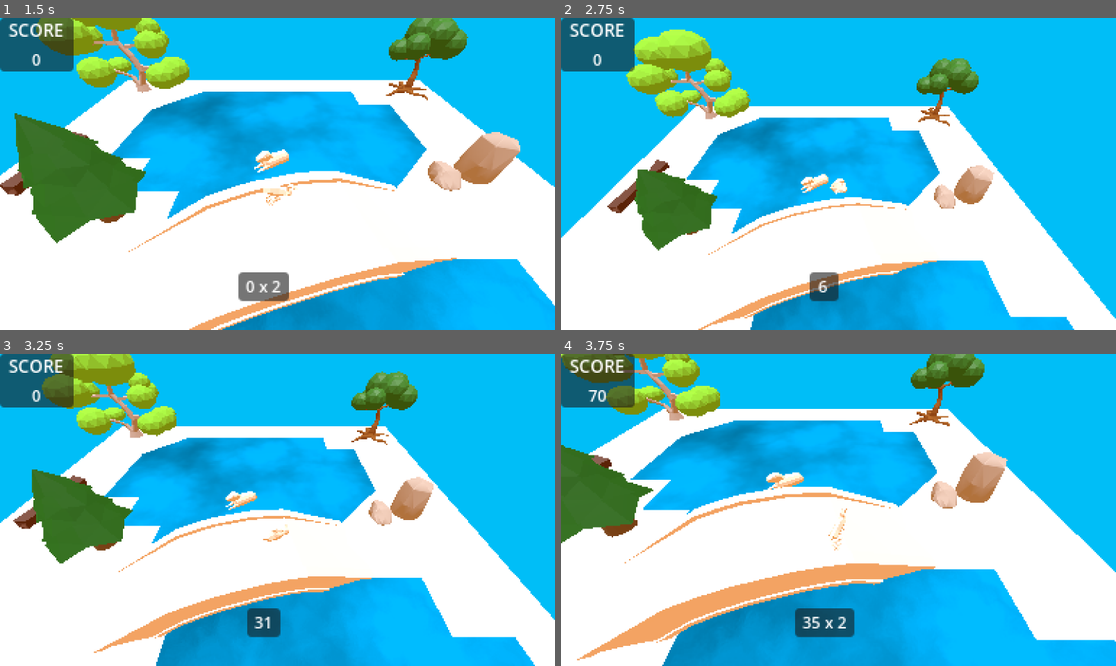
Above: before the commit, frames 1-4 (two rows, left to right).
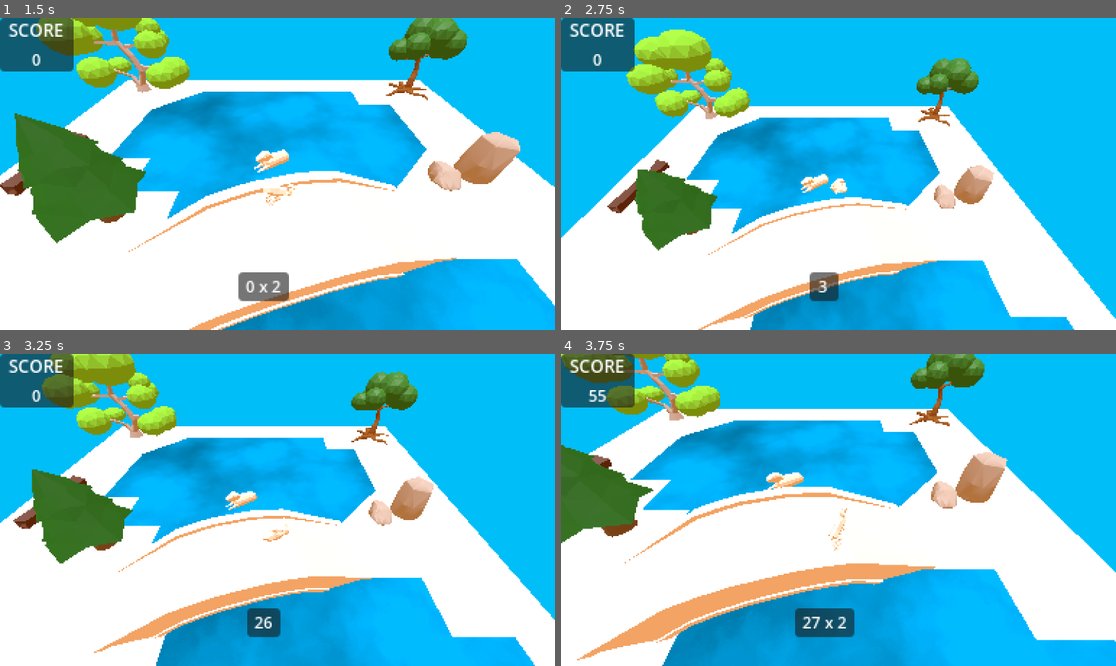
Above: after the commit, the same moments.

Repository: nschwei/PondScum
Game: Godot game, scene res://Scenes/MainMenu.tscn
The game is run twice, just before and just after one commit, with the same random seed, the same clock (stepped at 60 frames per second) and the same inputs.
Inputs (mouse positions are in pixels of both pictures, inside the frame that each line leads up to):
- Up to frame 1 (1.5 s): click "START" at 0.5 s; tap Enter at 1.25 s; move the mouse to (399, 158) at 1.27 s; press the mouse at (399, 158) at 1.28 s; hold D (move_right) from 1.28 s (still down)
- Up to frame 2 (2.75 s): tap Space (jump) at 1.52, 2.27 s; move the mouse to (727, 189) at 2.02 s; release D (move_right) at 2.03 s; release the mouse at (727, 189) at 2.03 s; hold S (move_back) from 2.03 s (still down); right-click (727, 189) at 2.1 s; click (727, 189) at 2.3 s
- Up to frame 3 (3.25 s): move the mouse to (333, 441) at 2.77 s; release S (move_back) at 2.78 s; press the mouse at (333, 441) at 2.78 s; hold D (move_right) from 2.78 s (still down)
- Up to frame 4 (3.75 s): move the mouse to (810, 572) at 3.52 s; release D (move_right) at 3.53 s; release the mouse at (810, 572) at 3.53 s; hold W (move_forward) from 3.53 s (still down); click (810, 572) at 3.6 s

Frame 1 is identical in both runs. In frame 2, less than 0.1% of the frame differs, in the area x 46-48%, y 84-88%; in frame 3, less than 0.1%; in frame 4, 0.1%, in the area x 4-47%, y 11-88%.

Commit message:
bouncy capy

Diff:
--- /dev/null
+++ b/Models/bouncy.gd
@@ -0,0 +1,19 @@
+extends Node3D
+
+@export var bounce_power = 20.0
+
+@onready var player = $"../Player"
+
+# Called when the node enters the scene tree for the first time.
+func _ready():
+	pass # Replace with function body.
+
+
+# Called every frame. 'delta' is the elapsed time since the previous frame.
+func _process(delta):
+	pass
+
+func _on_area_3d_body_entered(body):
+	if body.name == "Player":
+		body.bounce(bounce_power)
+	#player.gravity -= bounce_power
--- a/PlayerObj/Player.tscn
+++ b/PlayerObj/Player.tscn
@@ -60,11 +60,11 @@
 script = ExtResource("3_muma8")
 
 [node name="Physical Bone Bone" type="PhysicalBone3D" parent="PlayerCenter/goosed/Goose/Skeleton3D" index="1"]
-transform = Transform3D(1, 2.18112e-17, 1.966e-17, 2.34629e-17, -0.0530708, -0.998586, -2.2249e-17, 0.998586, -0.0530708, -1.25062e-17, 0.58755, 0.0312271)
+transform = Transform3D(1, 2.16625e-17, 1.95609e-17, 2.34629e-17, -0.0530708, -0.998586, -2.2249e-17, 0.998586, -0.0530708, -1.25062e-17, 0.58755, 0.0312271)
 collision_layer = 2
 collision_mask = 2
-joint_offset = Transform3D(1, 0, 0, 0, 1, 0, 0, 0, 1, 9.3865e-19, -1.10103e-06, 0.588382)
-body_offset = Transform3D(1, -1.65194e-18, -2.58933e-18, -3.20946e-22, 6.55651e-07, -0.999995, 4.65703e-22, 0.999995, 6.55651e-07, 5.84861e-19, 0.588379, 7.15256e-07)
+joint_offset = Transform3D(1, 0, 0, 0, 1, 0, 0, 0, 1, 9.96972e-19, -1.10103e-06, 0.588382)
+body_offset = Transform3D(1, -1.80063e-18, -2.68845e-18, -3.20946e-22, 6.55651e-07, -0.999995, 4.65703e-22, 0.999995, 6.55651e-07, 5.84861e-19, 0.588379, 7.15256e-07)
 gravity_scale = 0.0
 bone_name = "Bone"
 
@@ -74,12 +74,12 @@
 disabled = true
 
 [node name="Physical Bone Bone_001" type="PhysicalBone3D" parent="PlayerCenter/goosed/Goose/Skeleton3D" index="2"]
-transform = Transform3D(1.5, 3.05722e-18, 1.18176e-17, 3.23555e-18, 1.29079, -0.764074, -1.18177e-17, 0.764074, 1.29079, -2.60766e-17, 1.26115, -0.082909)
+transform = Transform3D(1.5, 3.03863e-18, 1.18176e-17, 3.23555e-18, 1.29079, -0.764074, -1.18177e-17, 0.764074, 1.29079, -2.60766e-17, 1.26115, -0.082909)
 collision_layer = 2
 collision_mask = 0
 joint_type = 1
 joint_offset = Transform3D(1, 0, 0, 0, 1, 0, 0, 0, 1, -9.57773e-19, 3.20491e-06, 0.112613)
-body_offset = Transform3D(1.5, -1.78248e-19, 5.61707e-23, -3.22859e-23, 4.94719e-06, -1.49998, 1.16839e-23, 1.49998, 4.94719e-06, 1.43665e-18, 0.168918, -5.36442e-06)
+body_offset = Transform3D(1.5, -1.96833e-19, 5.61707e-23, -3.22859e-23, 4.94719e-06, -1.49998, 1.16839e-23, 1.49998, 4.94719e-06, 1.43665e-18, 0.168918, -5.36442e-06)
 gravity_scale = 0.0
 bone_name = "Bone.001"
 joint_constraints/bias = 0.3
@@ -91,12 +91,12 @@
 shape = SubResource("CapsuleShape3D_5pndr")
 
 [node name="Physical Bone Bone_002" type="PhysicalBone3D" parent="PlayerCenter/goosed/Goose/Skeleton3D" index="3"]
-transform = Transform3D(1.5, 5.69231e-18, -1.12278e-16, 4.24229e-18, 1.49572, 0.113189, 1.12278e-16, -0.113189, 1.49572, -1.30104e-17, 1.33004, -0.454991)
+transform = Transform3D(1.5, 5.84551e-18, -1.12278e-16, 4.24229e-18, 1.49572, 0.113189, 1.12278e-16, -0.113189, 1.49572, -1.30104e-17, 1.33004, -0.454991)
 collision_layer = 2
 collision_mask = 0
 joint_type = 1
-joint_offset = Transform3D(1, 0, 0, 0, 1, 0, 0, 0, 1, 7.89396e-19, 9.55114e-06, 0.15157)
-body_offset = Transform3D(1.5, 1.44998e-18, 4.71493e-22, 4.91345e-22, 1.43051e-06, -1.5, 8.60268e-23, 1.5, 1.43051e-06, -1.18418e-18, 0.227355, -1.45435e-05)
+joint_offset = Transform3D(1, 0, 0, 0, 1, 0, 0, 0, 1, 7.89395e-19, 9.55114e-06, 0.15157)
+body_offset = Transform3D(1.5, 1.60318e-18, 4.71493e-22, 4.91345e-22, 1.43051e-06, -1.5, 8.60268e-23, 1.5, 1.43051e-06, -1.18418e-18, 0.227355, -1.45435e-05)
 gravity_scale = 0.0
 bone_name = "Bone.002"
 joint_constraints/bias = 0.3
@@ -108,12 +108,12 @@
 shape = SubResource("CapsuleShape3D_m6iyp")
 
 [node name="Physical Bone Bone_003" type="PhysicalBone3D" parent="PlayerCenter/goosed/Goose/Skeleton3D" index="4"]
-transform = Transform3D(1.5, 3.79628e-17, -1.72431e-13, -1.32942e-13, 0.955538, -1.15626, 1.09812e-13, 1.15626, 0.955538, 2.83529e-14, 1.50338, -0.839107)
+transform = Transform3D(1.5, 3.77646e-17, -1.72431e-13, -1.32942e-13, 0.955538, -1.15626, 1.09812e-13, 1.15626, 0.955538, 2.83529e-14, 1.50338, -0.839107)
 collision_layer = 2
 collision_mask = 0
 joint_type = 1
 joint_offset = Transform3D(1, 0, 0, 0, 1, 0, 0, 0, 1, 3.84875e-17, -7.43081e-08, 0.164736)
-body_offset = Transform3D(1.5, -1.24148e-18, -1.72514e-13, -1.72514e-13, -1.13249e-06, -1.5, -6.97955e-19, 1.5, -1.13249e-06, 2.83615e-14, 0.247103, 2.98023e-07)
+body_offset = Transform3D(1.5, -1.43973e-18, -1.72514e-13, -1.72514e-13, -1.13249e-06, -1.5, -6.97955e-19, 1.5, -1.13249e-06, 2.83615e-14, 0.247103, 2.98023e-07)
 gravity_scale = 0.0
 bone_name = "Bone.003"
 joint_constraints/bias = 0.3
--- a/Scenes/GreyBox.tscn
+++ b/Scenes/GreyBox.tscn
@@ -12,6 +12,7 @@
 [ext_resource type="PackedScene" uid="uid://r2q7qku3lyie" path="res://Models/Rock_02.glb" id="9_u8ccw"]
 [ext_resource type="PackedScene" uid="uid://c25wnipfj4opv" path="res://Models/BirchTree.glb" id="10_6hgrr"]
 [ext_resource type="PackedScene" uid="uid://ddxk4ws0djtjh" path="res://Models/Trunk_01.glb" id="10_sdgys"]
+[ext_resource type="Script" path="res://Models/bouncy.gd" id="11_hha47"]
 [ext_resource type="PackedScene" uid="uid://dxf4ifswrtvjr" path="res://Models/NormalTree.glb" id="11_lvhhp"]
 [ext_resource type="PackedScene" uid="uid://b6fuc665uyqtl" path="res://Models/WillowTree.glb" id="12_ps1is"]
 [ext_resource type="PackedScene" uid="uid://2j8oirklixx1" path="res://Models/bridge.glb" id="16_v7kjc"]
@@ -31,6 +32,9 @@
 fog_density = 0.0
 fog_sky_affect = 0.645
 
+[sub_resource type="SphereShape3D" id="SphereShape3D_6ubh1"]
+radius = 2.0
+
 [sub_resource type="PlaneMesh" id="PlaneMesh_lv1hm"]
 material = ExtResource("8_l20h3")
 
@@ -103,12 +107,27 @@
 
 [node name="capy" parent="PixelView/SubViewport/Level/Objects" instance=ExtResource("17_ox84h")]
 transform = Transform3D(0.38657, 0, -0.583578, 0, 0.7, 0, 0.583578, 0, 0.38657, 0.760297, -0.791775, -5.85262)
+script = ExtResource("11_hha47")
+
+[node name="Area3D" type="Area3D" parent="PixelView/SubViewport/Level/Objects/capy"]
+transform = Transform3D(1, 0, 0, 0, 1, 0, 0, 0, 1, 0, 2.61827, 0)
+
+[node name="CollisionShape3D" type="CollisionShape3D" parent="PixelView/SubViewport/Level/Objects/capy/Area3D"]
+transform = Transform3D(1, 0, 0, 0, 1, 0, 0, 0, 1, 0, 0.112727, 0)
+shape = SubResource("SphereShape3D_6ubh1")
 
 [node name="bridge" parent="PixelView/SubViewport/Level/Objects" instance=ExtResource("16_v7kjc")]
 transform = Transform3D(1.44971, 0, 0.385143, 0, 1.5, 0, -0.385143, 0, 1.44971, 1.68673, -0.217988, 5.90972)
 
 [node name="capy2" parent="PixelView/SubViewport/Level/Objects" instance=ExtResource("17_ox84h")]
 transform = Transform3D(-0.696169, 0, -0.0731334, 0, 0.7, 0, 0.0731334, 0, -0.696169, 5.45074, -0.791775, 21.1405)
+
+[node name="Area3D" type="Area3D" parent="PixelView/SubViewport/Level/Objects/capy2"]
+transform = Transform3D(1, 0, 0, 0, 1, 0, 0, 0, 1, 0, 2.61827, 0)
+
+[node name="CollisionShape3D" type="CollisionShape3D" parent="PixelView/SubViewport/Level/Objects/capy2/Area3D"]
+transform = Transform3D(1, 0, 0, 0, 1, 0, 0, 0, 1, 0, 0.112727, 0)
+shape = SubResource("SphereShape3D_6ubh1")
 
 [node name="Water" type="MeshInstance3D" parent="PixelView/SubViewport/Level/Objects"]
 transform = Transform3D(29.5189, 0, 0, 0, 30, 0, 0, 0, 28.7471, 0, -0.645183, 0)
@@ -277,6 +296,10 @@
 volume_db = -10.0
 autoplay = true
 
+[connection signal="area_entered" from="PixelView/SubViewport/Level/Objects/capy/Area3D" to="PixelView/SubViewport/Level/Objects/capy" method="_on_area_3d_area_entered"]
+[connection signal="body_entered" from="PixelView/SubViewport/Level/Objects/capy/Area3D" to="PixelView/SubViewport/Level/Objects/capy" method="_on_area_3d_body_entered"]
+[connection signal="area_entered" from="PixelView/SubViewport/Level/Objects/capy2/Area3D" to="PixelView/SubViewport/Level/Objects/capy" method="_on_area_3d_area_entered"]
+[connection signal="body_entered" from="PixelView/SubViewport/Level/Objects/capy2/Area3D" to="PixelView/SubViewport/Level/Objects/capy" method="_on_area_3d_body_entered"]
 [connection signal="score_points" from="PixelView/SubViewport/Level/Player" to="PixelView/SubViewport/CanvasLayer" method="_on_player_score_points"]
 [connection signal="trick_score" from="PixelView/SubViewport/Level/Player" to="PixelView/SubViewport/CanvasLayer" method="_on_player_trick_score"]
 [connection signal="pressed" from="PixelView/SubViewport/CanvasLayer/PausePanel/MarginContainer/VBoxContainer/Resume" to="PixelView/SubViewport/CanvasLayer" method="_on_resume_pressed"]
--- a/Scenes/MainMenu.tscn
+++ b/Scenes/MainMenu.tscn
@@ -8,6 +8,7 @@
 [ext_resource type="PackedScene" uid="uid://bcvrut54icqww" path="res://Models/groundPondScum.glb" id="5_qgupi"]
 [ext_resource type="PackedScene" uid="uid://bufxqhjjljdl5" path="res://Models/goosed.gltf" id="6_j11b2"]
 [ext_resource type="Material" uid="uid://b8bitd1ep6opn" path="res://Materials/water2.tres" id="6_q8ikx"]
+[ext_resource type="AudioStream" uid="uid://copyq0guhf2nu" path="res://Sfx/groovy-ambient-funk-201745.mp3" id="9_33m0t"]
 
 [sub_resource type="ProceduralSkyMaterial" id="ProceduralSkyMaterial_afray"]
 
@@ -33,18 +34,6 @@
 
 [sub_resource type="PlaneMesh" id="PlaneMesh_8bk5p"]
 material = ExtResource("6_q8ikx")
-
-[sub_resource type="Environment" id="Environment_uu8e6"]
-background_mode = 1
-background_color = Color(0, 0.743474, 0.966947, 1)
-ambient_light_source = 2
-ambient_light_color = Color(0.936393, 0.610158, 0.32988, 1)
-reflected_light_source = 1
-fog_light_color = Color(0.130901, 0.584493, 0.848018, 1)
-fog_light_energy = 0.0
-fog_sun_scatter = 0.15
-fog_density = 0.0
-fog_sky_affect = 0.645
 
 [node name="MainMenu" type="Node3D"]
 
@@ -140,8 +129,10 @@
 size_flags_horizontal = 4
 text = "QUIT"
 
-[node name="WorldEnvironment2" type="WorldEnvironment" parent="."]
-environment = SubResource("Environment_uu8e6")
+[node name="AudioStreamPlayer" type="AudioStreamPlayer" parent="."]
+stream = ExtResource("9_33m0t")
+volume_db = -15.0
+autoplay = true
 
 [connection signal="pressed" from="SubViewportContainer/SubViewport/MainMenu/MainMenu/MarginContainer/VBoxContainer/Start" to="SubViewportContainer/SubViewport/MainMenu" method="_on_start_pressed"]
 [connection signal="pressed" from="SubViewportContainer/SubViewport/MainMenu/MainMenu/MarginContainer/VBoxContainer/Quit" to="SubViewportContainer/SubViewport/MainMenu" method="_on_quit_pressed"]
--- a/Scripts/CanvasLayer.gd
+++ b/Scripts/CanvasLayer.gd
@@ -3,9 +3,13 @@
 var current_line = 0
 var dialogue = ["If you wanna' take this pond for yourself
 you gotta prove you're at least
-100 points cool ", "Umm actually I meant 1000" , "Dang... Fine, the Pond's yours
+100 points cool ",
+ "Umm actually I meant 500",
+ "No wait I meant 1000" ,
+ "Holy moly this guy's crazy, can you do 2000?",
+ "Dang... Fine, the Pond's yours
 No need to rub it in
-(endless tricking)"]
+(endless tricking mode)"]
 
 @onready var total_score = $TotalScorePanel/MarginContainer/VBoxContainer/TotalScore
 @onready var current_score = $CurrentScorePanel/MarginContainer/CurrentScore
--- a/Scripts/Game_Manager.gd
+++ b/Scripts/Game_Manager.gd
@@ -3,8 +3,8 @@
 var score = 0
 
 var check_point = 0
-@export var fake_win = 100
-@export var win_score = 1000
+@export var fake_win = [100,500,1000,2000]
+@export var win_score = 2000
 @onready var canvas = $PixelView/SubViewport/CanvasLayer
 
 # Called when the node enters the scene tree for the first time.
@@ -14,14 +14,10 @@
 
 # Called every frame. 'delta' is the elapsed time since the previous frame.
 func _process(delta):
-	#score = int($PixelView/SubViewport/CanvasLayer/TotalScorePanel/MarginContainer/VBoxContainer/TotalScore.text)
-	if score >= fake_win and check_point == 0:
-		canvas.next_text()
-		check_point += 1
-	if score >= win_score and check_point == 1:
+
+	if score >= fake_win[check_point]:
 		canvas.next_text()
 		check_point += 1
 
 func score_points(points):
-	print('scored points')
 	score += points
--- a/Scripts/player.gd
+++ b/Scripts/player.gd
@@ -141,7 +141,7 @@
 		if Input.is_action_pressed("side_flip"):
 			model.rotate_object_local(Vector3(0,0,1), turn_speed*delta)
 			rot_track_y += (turn_speed*delta)
-			trick_points += turn_speed*delta*rot_mod
+			trick_points += turn_speed*delta*.5
 
 		# detect a full rotation
 		detect_rot()
@@ -199,6 +199,9 @@
 	# apply points
 	gain_points()
 
+func bounce(power):
+	gravity = - power
+
 func jump():
 	jump_sound.play()
 	on_floor = false
Not shown: 1 places in Scenes/GreyBox.tscn that only renumber resources
Not shown, added: Sfx/groovy-ambient-funk-201745.mp3.import
Not shown, added: Sfx/groovy-ambient-funk-201745.mp3
